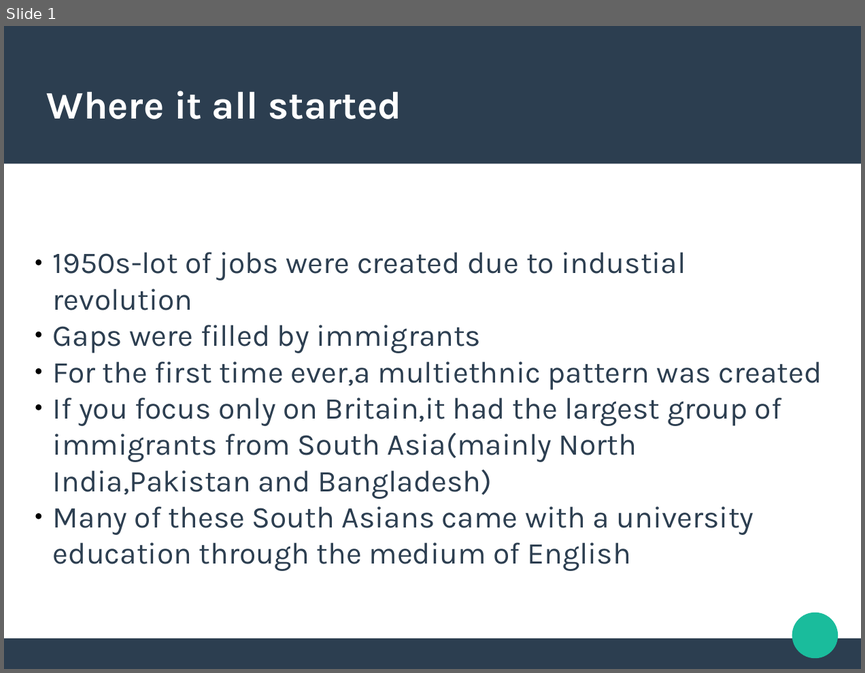
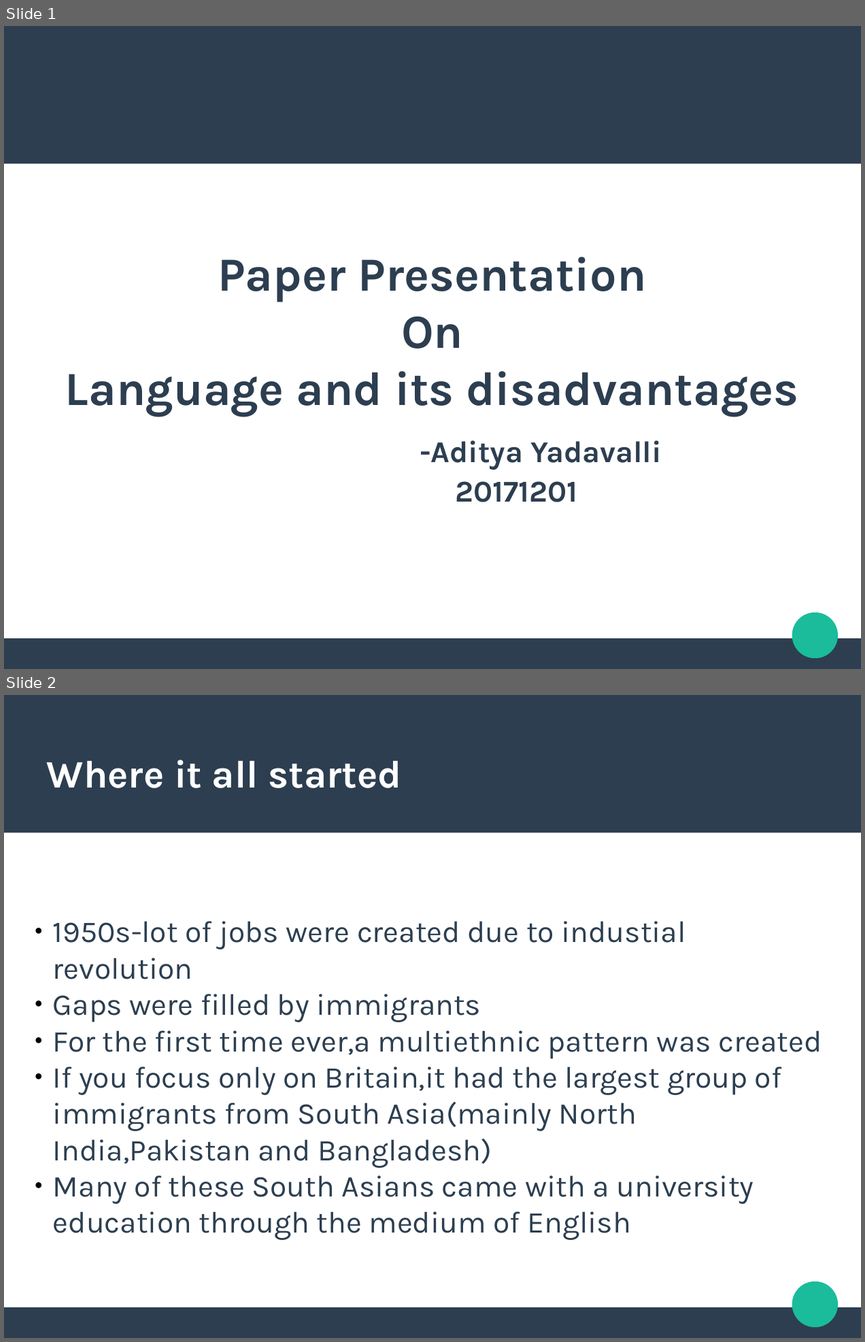
Before and after one commit to abhigyanghosh30/Linguistics-NOte, a slide deck: Presentations/Tingu paper presentation.odp. Shown one above the other, each under a label of ours: slide 1 before the commit, slides 1 and 2 after it. The pictures are 865x673 and 865x1342 pixels, drawn with LibreOffice and Linux fonts; fonts in the diff are those of the drawing; background and template pictures are left out. Boxes give left, top, right and bottom in pixels: in the first picture for what was removed or moved away, otherwise in the second. Text is boxed around its words. In the diff, an @@ line names an element or a change of style, - is before the commit and + after.

```diff
--- a/Presentations/Tingu paper presentation.odp
+++ b/Presentations/Tingu paper presentation.odp
@@ slide 1 added at [4, 26, 861, 669], background picture (left out); not listed: 3 template elements that a slide beside it also shows @@
@@ subtitle added at [65, 257, 799, 502], 44 pt, text #2C3E50, bold @@
+Paper Presentation
+On
+Language and its disadvantages
+-Aditya Yadavalli
+20171201
@@ what was slide 1 is now slide 2 @@
```
Also in this commit, not shown: 10 slides changed, 2 other files.
